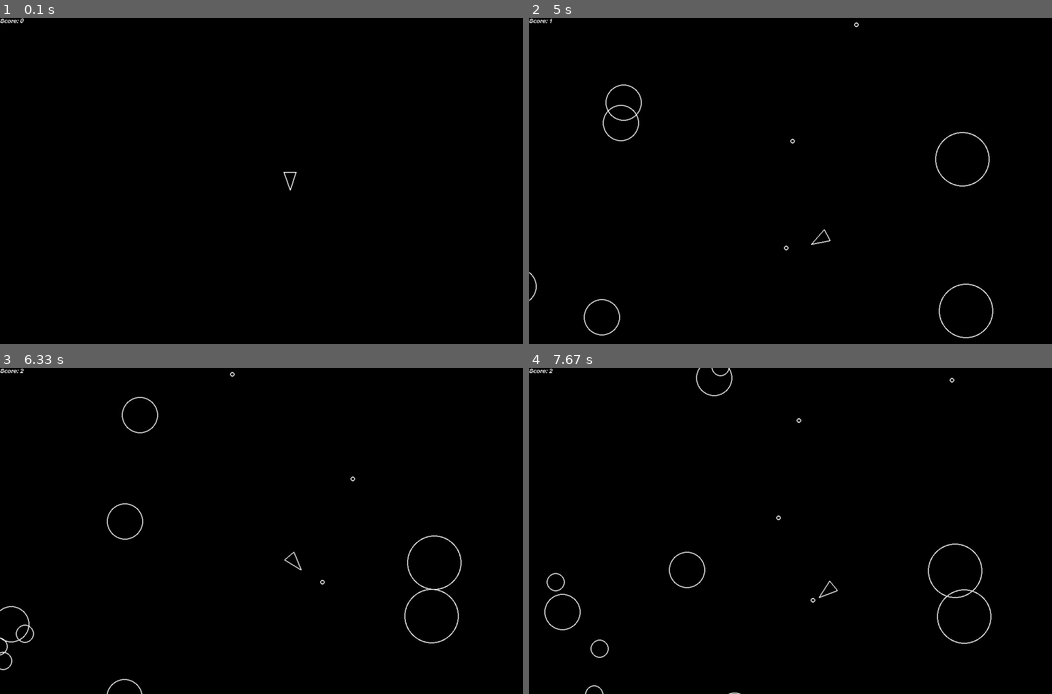
Above: before the commit, frames 1-4 (two rows, left to right).
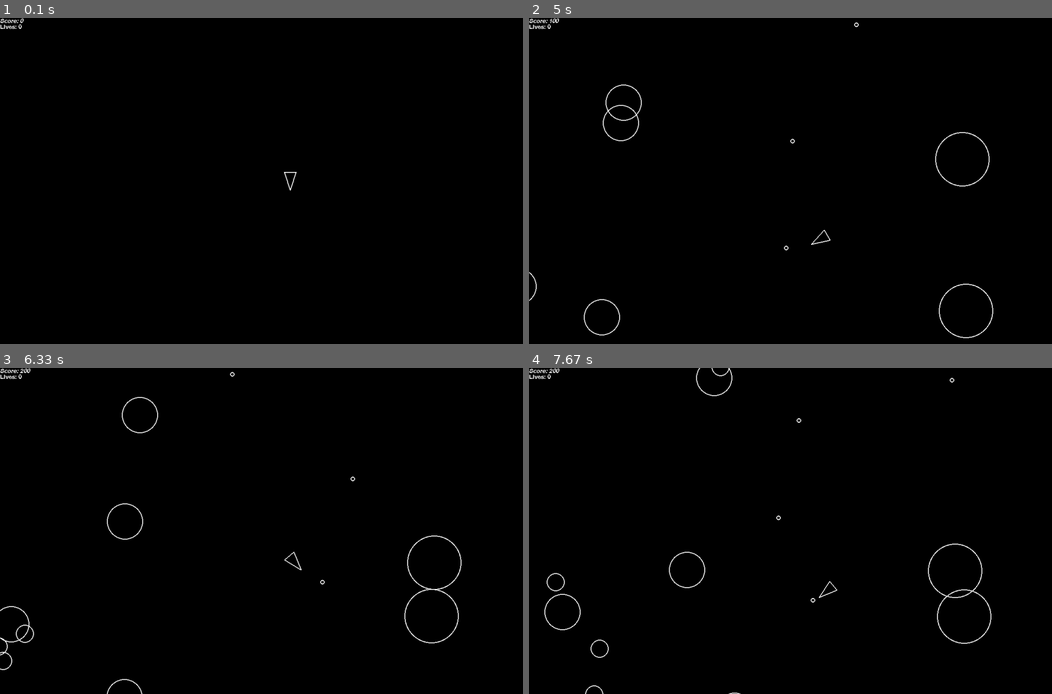
Above: after the commit, the same moments.

Repository: defaulder/pygame_asteroid
Game: pygame game, started from main.py
Same seed, same stepped clock (60 frames per second), same inputs: the game is played once before the commit and once after it.
Inputs:
- Up to frame 1 (0.1 s): no input
- Up to frame 2 (5 s): hold D 0.33-0.8 s; hold W 0.83-1.13 s; tap Space at 0.9, 1.23, 1.53, 1.73, 2.03, 2.3, 2.63, 2.93, 3.07, 3.47, 3.77, 4.13, 4.53, 4.83 s; hold D 1.17-1.63 s; hold A 1.67-2.2 s; hold S 2.23-2.53 s; hold A 2.57-2.97 s; hold W 3-3.37 s; hold D 3.4-4.03 s; hold S 4.07-4.43 s; hold A 4.47-4.93 s; hold D from 4.97 s (still down)
- Up to frame 3 (6.33 s): tap Space at 5.03, 5.33, 5.53, 5.87, 6.17 s; release D at 5.43 s; hold W 5.47-5.77 s; hold D 5.8-6.27 s; hold A from 6.3 s (still down)
- Up to frame 4 (7.67 s): tap Space at 6.37, 6.67, 6.93, 7.27, 7.57 s; release A at 6.83 s; hold S 6.87-7.17 s; hold A 7.2-7.6 s; hold W from 7.63 s (still down)

The runs differ from the first frame. In frame 1, less than 0.1% of the frame differs, in the area x 0-57%, y 1-52%; in frame 2, less than 0.1%; in frame 3, less than 0.1%; in frame 4, less than 0.1%, in the area x 0-60%, y 0-71%.

Commit message:
add text class, change player lives logic

Diff:
--- a/gameobjects/__init__.py
+++ b/gameobjects/__init__.py
@@ -5,5 +5,6 @@
 from .asteroidfield import AsteroidField
 from .score import Score
 from .shot import Shot
+from .text import Text
 
-__all__ = ["GameObject", "CircleShape", "Player", "Asteroid", "AsteroidField", "Score", "Shot"]
+__all__ = ["GameObject", "CircleShape", "Player", "Asteroid", "AsteroidField", "Score", "Shot", "Text"]
--- a/gameobjects/player.py
+++ b/gameobjects/player.py
@@ -14,23 +14,22 @@
 class Player(CircleShape):
     def __init__(self, x, y):
         super().__init__(x, y, PLAYER_RADIUS)
-        self.rotation = 0
+        self.direction = pygame.Vector2(0, 1)
         self.__timer = 0
         self.__lives = PLAYER_LIVES
-        self.can_respawn = True
         self.invincible = False
 
     def update(self, dt):
         keys = pygame.key.get_pressed()
 
         if keys[pygame.K_a]:
-            self.rotate(-dt)
+            self.rotate(-PLAYER_TURN_SPEED * dt)
         if keys[pygame.K_d]:
-            self.rotate(dt)
+            self.rotate(PLAYER_TURN_SPEED * dt)
         if keys[pygame.K_w]:
-            self.move(dt)
+            self.move(PLAYER_SPEED * dt)
         if keys[pygame.K_s]:
-            self.move(-dt)
+            self.move(-PLAYER_SPEED * dt)
         if keys[pygame.K_SPACE] and self.__timer <= 0:
             self.shoot()
             self.__timer = PLAYER_SHOOT_COOLDOWN
@@ -40,29 +39,28 @@
         pygame.draw.polygon(screen, "white", self.triangle(), 2)
 
     def triangle(self):
-        up_vector = pygame.Vector2(0, 1).rotate(self.rotation)
-        right = pygame.Vector2(0, 1).rotate(self.rotation + 90) * self.radius / 1.5
-        up_radius_vector = up_vector * self.radius
+        right = self.direction.rotate(90) * self.radius * 0.65
+        up_radius_vector = self.direction * self.radius
         return (
-            self.position + up_vector * self.radius,
-            self.position - up_vector * self.radius - right,
-            self.position - up_vector * self.radius + right
+            self.position + up_radius_vector,
+            self.position - up_radius_vector + right,
+            self.position - up_radius_vector - right
         )
 
 
-    def rotate(self, dt):
-        self.rotation += PLAYER_TURN_SPEED * dt
+    def rotate(self, degrees):
+        self.direction = self.direction.rotate(degrees)
 
-    def move(self, dt):
-        up_vector = pygame.Vector2(0, 1).rotate(self.rotation)
-        self.position += up_vector * PLAYER_SPEED * dt
+    def move(self, distance):
+        self.position += self.direction * distance
 
     def shoot(self):
         shot = Shot(self.position.x, self.position.y)
-        shot.velocity = pygame.Vector2(0, 1).rotate(self.rotation) * PLAYER_SHOOT_SPEED
+        shot.velocity = self.direction * PLAYER_SHOOT_SPEED
 
-    def respawn(self):
-        if self.__lives < 0:
-            self.can_respawn = False
+    def try_respawn(self):
+        if self.__lives <= 0:
+            return False
         self.__lives -= 1
-        self.invincible = True
+        self.invincible = False
+        return True
--- a/gameobjects/score.py
+++ b/gameobjects/score.py
@@ -1,22 +1,23 @@
 import pygame
+from .text import Text
 
 
-class Score(pygame.sprite.Sprite):
+class Score(Text):
     """to keep track of the score."""
 
     def __init__(self, *groups):
-        pygame.sprite.Sprite.__init__(self, *groups)
-        self.font = pygame.font.Font(None, 20)
+        Text.__init__(self, *groups)
         self.font.set_italic(1)
-        self.color = "white"
-        self.__score = 0
-        self.add_score(0)
-        self.rect = self.image.get_rect().move(0, 0)
+        self.__points = 0
+        self.points = self.__points
 
-    def add_score(self, points):
-        self.__score += points
-        msg = f"Score: {self.__score}"
-        self.image = self.font.render(msg, 0, self.color)
 
-    def draw(self, screen):
-        screen.blit(self.image, self.rect)
+    @property
+    def points(self):
+        return self.__points
+
+
+    @points.setter
+    def points(self, value):
+        self.__points = value
+        self.text = f"Score: {self.__points}"
--- /dev/null
+++ b/gameobjects/text.py
@@ -0,0 +1,27 @@
+import pygame
+
+
+class Text(pygame.sprite.Sprite):
+    """To render text on screen"""
+
+    def __init__(self, *groups):
+        pygame.sprite.Sprite.__init__(self, *groups)
+        self.color = "white"
+        self.font = pygame.font.Font(None, 20)
+        self.__text = ""
+        self.image = self.font.render(self.__text, 0, self.color)
+        self.rect = self.image.get_rect()
+
+    @property
+    def text(self):
+        """The  property."""
+        return self.__text
+
+    @text.setter
+    def text(self, value):
+        self.__text = value
+        self.image = self.font.render(self.__text, 0, self.color)
+
+
+    def draw(self, screen):
+        screen.blit(self.image, self.rect)
--- a/main.py
+++ b/main.py
@@ -1,7 +1,7 @@
 import asyncio
 import pygame
 
-from gameobjects import Player, Asteroid, AsteroidField, Score, Shot
+from gameobjects import Player, Asteroid, AsteroidField, Score, Shot, Text
 from constants import SCREEN_HEIGHT, SCREEN_WIDTH
 
 FPS = 60
@@ -25,7 +25,11 @@
 
     field = AsteroidField()
     score = Score(drawable)
+    score.rect = score.rect.move(0, 0)
+    text = Text(drawable)
+    text.rect = score.rect.move(0, score.rect.height)
     player = Player(x=SCREEN_WIDTH / 2, y=SCREEN_HEIGHT / 2)
+    text.text = f"Lives: {0}"
 
     while run:
         for event in pygame.event.get():
@@ -43,14 +47,15 @@
         pygame.display.flip()
         for asteroid in asteroids:
             if asteroid.check_collision_with(player):
-                if player.can_respawn:
-                    player.respawn()
+                if player.try_respawn():
                     player.position = pygame.Vector2(SCREEN_WIDTH / 2, SCREEN_HEIGHT / 2)
+                else:
+                    player.kill()
             for shot in shots:
                 if asteroid.check_collision_with(shot):
                     asteroid.split()
                     shot.kill()
-                    score.add_score(1)
+                    score.points += 100
 
         dt = clock.tick(FPS) / 1000
         await asyncio.sleep(0)
